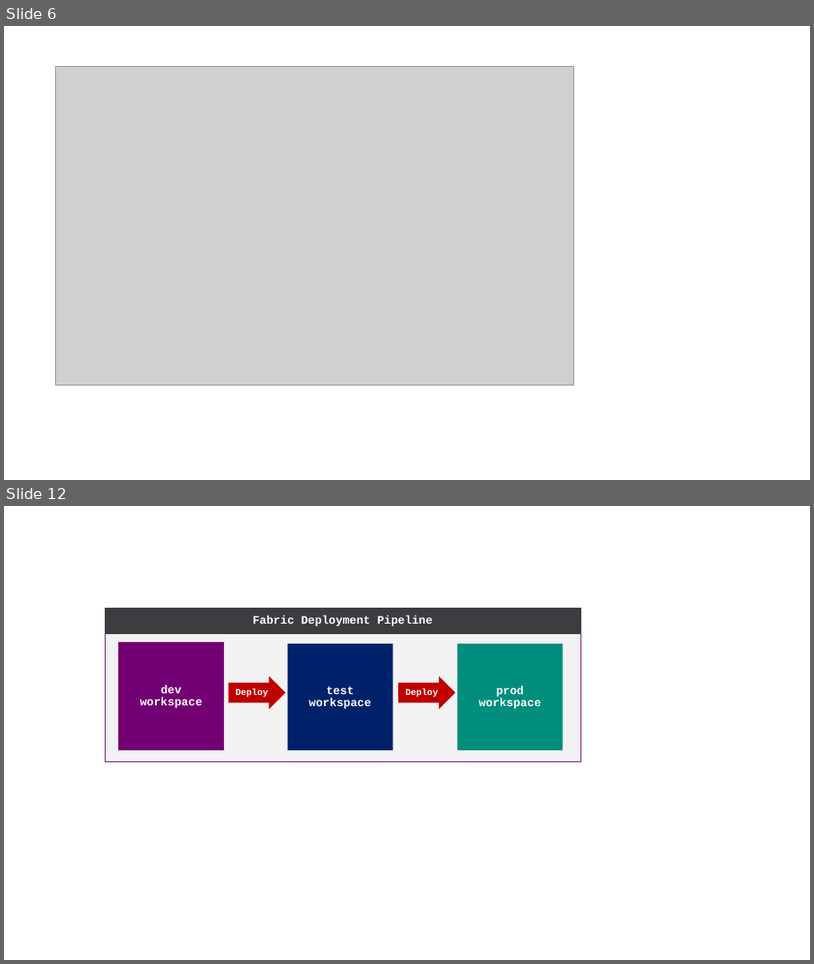
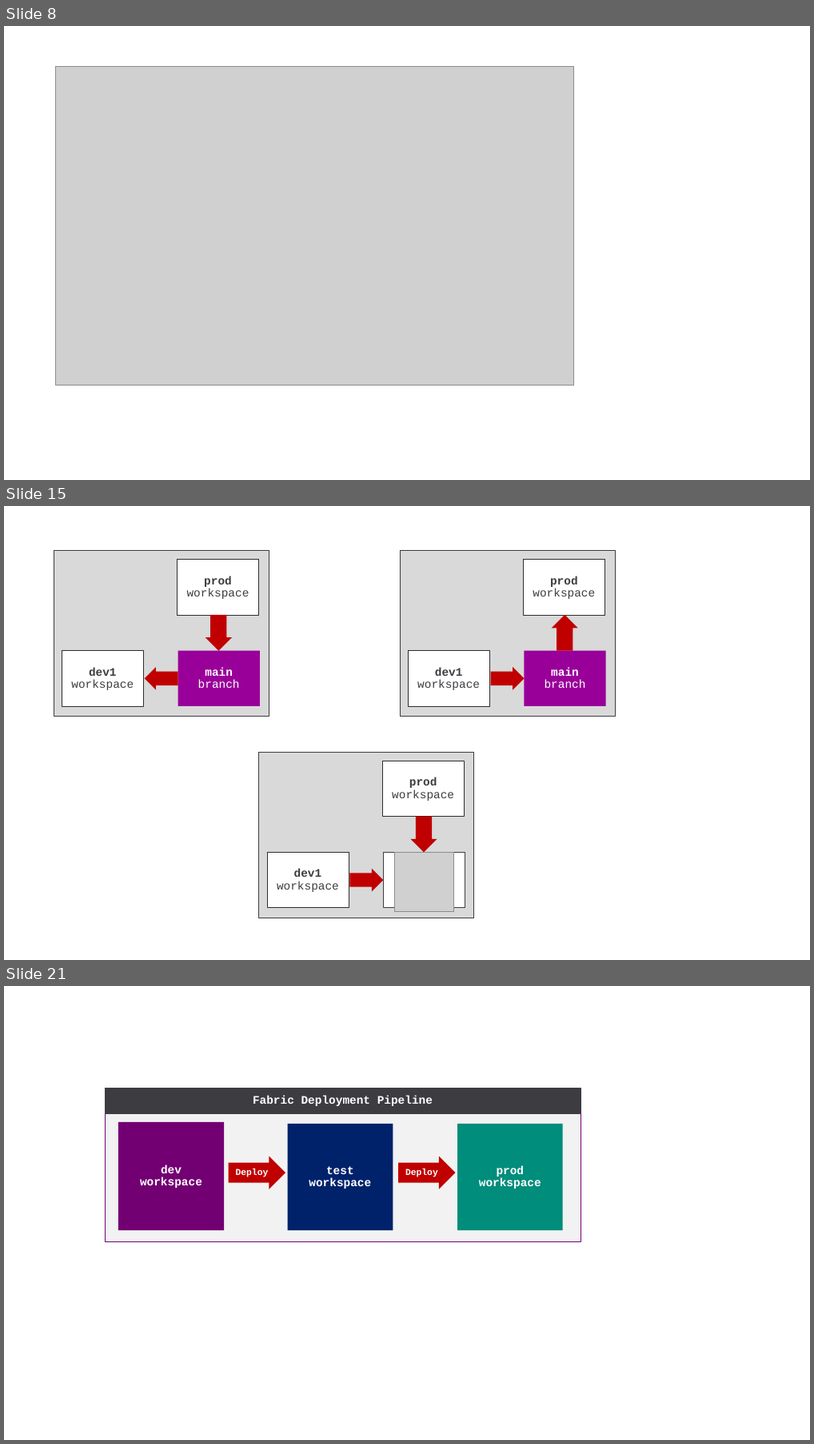
Before and after one commit to FabricDevCamp/fabric-cicd-whitepaper, a slide deck: Part 1 - Overview of Fabric CICD.pptx. Shown one above the other, each under a label of ours: slides 6 and 12 before the commit, slides 8, 15 and 21 after it; the slides between them are not shown. The pictures are 814x964 and 814x1444 pixels, drawn with LibreOffice and Linux fonts; fonts in the diff are those of the drawing; grey boxes stand for pictures. Boxes give left, top, right and bottom in pixels: in the first picture for what was removed or moved away, otherwise in the second. Text is boxed around its words. In the diff, an @@ line names an element or a change of style, - is before the commit and + after.

```diff
--- a/Part 1 - Overview of Fabric CICD.pptx
+++ b/Part 1 - Overview of Fabric CICD.pptx
@@ slide 15 added at [4, 506, 810, 960], background #FFFFFF @@
@@ rectangle added at [54, 551, 269, 716], fill #D9D9D9, outline #3C3C41 0.75 pt @@
@@ rectangle added at [400, 551, 615, 716], fill #D9D9D9, outline #3C3C41 0.75 pt @@
@@ rectangle added at [177, 560, 259, 615], fill #FFFFFF, outline #2D2D31 0.75 pt, 14 pt, text #3C3C41 @@
+prod
+workspace
@@ rectangle added at [523, 560, 606, 615], fill #FFFFFF, outline #2D2D31 0.75 pt, 14 pt, text #3C3C41 @@
+prod
+workspace
@@ right arrow added at [206, 615, 232, 650], fill #C00000 @@
@@ right arrow added at [551, 615, 578, 650], fill #C00000 @@
@@ rectangle added at [62, 651, 144, 706], fill #FFFFFF, outline #2D2D31 0.75 pt, 14 pt, text #3C3C41 @@
+dev1
+workspace
@@ right arrow added at [145, 667, 178, 689], fill #C00000 @@
@@ rectangle added at [178, 651, 260, 706], fill #990099, 14 pt, text #FFFFFF @@
+main
+branch
@@ rectangle added at [408, 651, 490, 706], fill #FFFFFF, outline #2D2D31 0.75 pt, 14 pt, text #3C3C41 @@
+dev1
+workspace
@@ right arrow added at [491, 667, 524, 689], fill #C00000 @@
@@ rectangle added at [525, 651, 606, 706], fill #990099, 14 pt, text #FFFFFF @@
+main
+branch
@@ rectangle added at [259, 752, 474, 917], fill #D9D9D9, outline #3C3C41 0.75 pt @@
@@ rectangle added at [382, 761, 464, 816], fill #FFFFFF, outline #2D2D31 0.75 pt, 14 pt, text #3C3C41 @@
+prod
+workspace
@@ right arrow added at [410, 816, 437, 852], fill #C00000 @@
@@ rectangle added at [267, 852, 349, 907], fill #FFFFFF, outline #2D2D31 0.75 pt, 14 pt, text #3C3C41 @@
+dev1
+workspace
@@ rectangle added at [383, 852, 466, 907], fill #FFFFFF, outline #3C3C41 0.75 pt @@
@@ picture added at [394, 852, 454, 911] @@
@@ right arrow added at [350, 868, 383, 891], fill #C00000 @@
@@ what was slide 6 is now slide 8 @@
@@ what was slide 12 is now slide 21 @@
```
Also in this commit, not shown: 3 slides changed, 12 other slides added, 3 slides removed, 6 other files.
